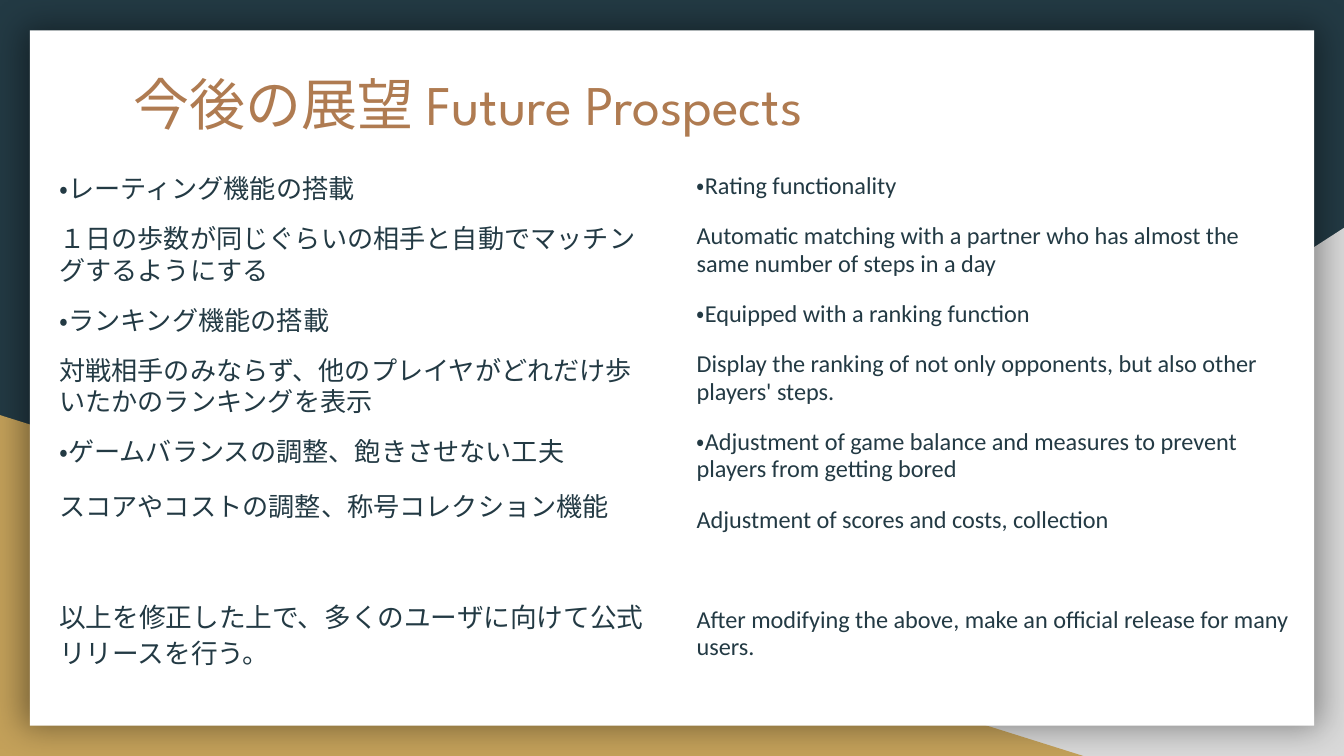
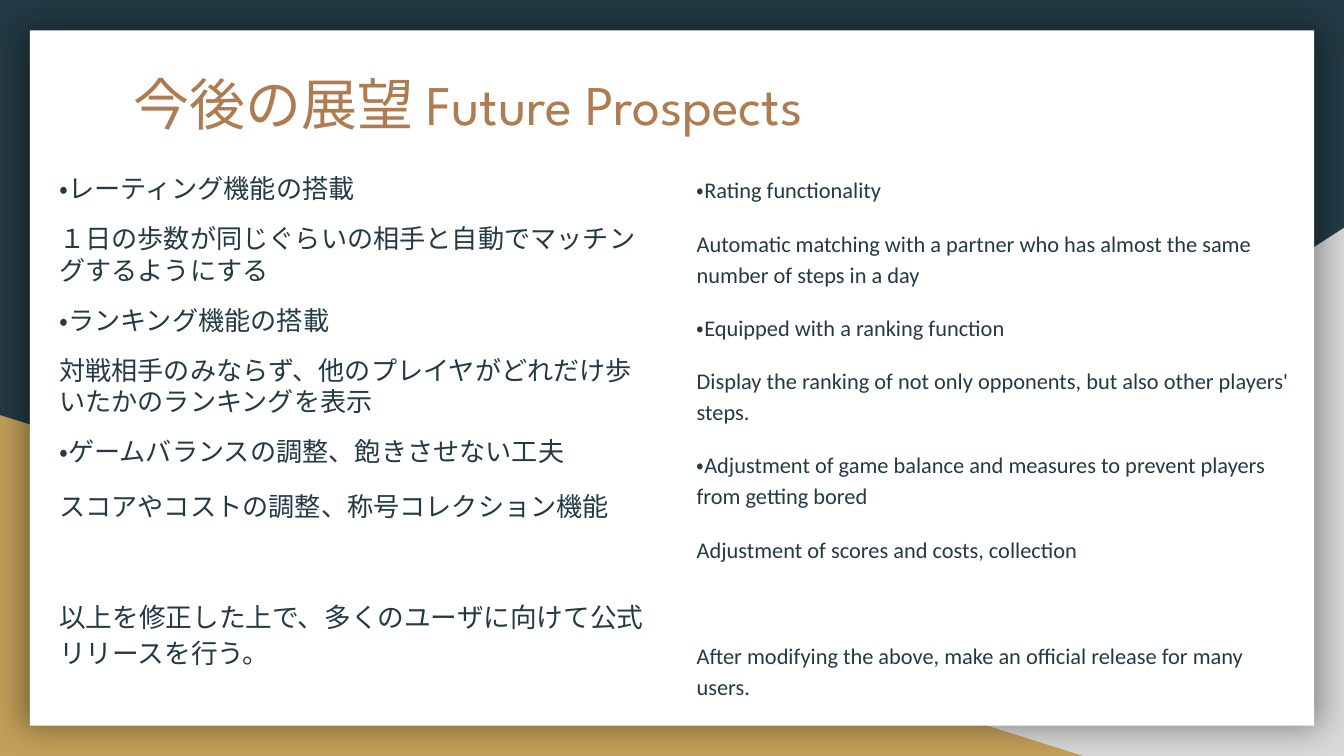
Before and after one commit to akimoto834/portfolio, a slide deck: slide 10 of 実習Group4_0521最終発表.pptx (slide 12 before the commit). Drawn at 1344x756 pixels with LibreOffice and Linux fonts; fonts in the diff are those of the drawing. Boxes give left, top, right and bottom in pixels: in the first picture for what was removed or moved away, otherwise in the second. Text is boxed around its words. In the diff, an @@ line names an element or a change of style, - is before the commit and + after.

```diff
--- a/実習Group4_0521最終発表.pptx
+++ b/実習Group4_0521最終発表.pptx
@@ text "・Rating functionality" at <box>697,182,1288,695</box>: size 13 to 12 pt; line spacing 0.95 to 1.15 @@
```
Also in this commit, not shown: 4 other slides changed, 5 slides removed, 3 other files.
